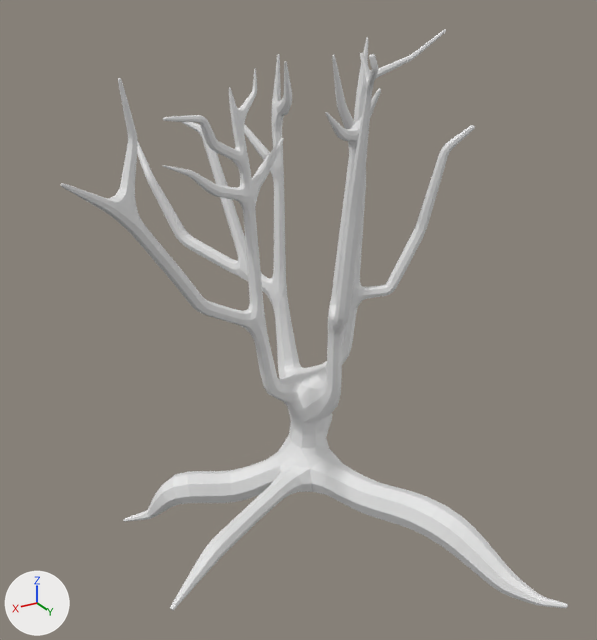
The FBX model UnityPrototypeEgibide2023/Assets/Models/Trees/Arbol2.fbx, before and after one commit.
Both versions are drawn from a camera (50 mm lens) standing at (38.7, 62.9, 50.0) and looking at (2.8, 3.0, 20.1). Lighting does not change. The marker at lower left points along +X, +Y and +Z. Materials are left out; every surface is plain grey.

The older version as bpy lines, for what is in view:
```python
me_vert_005 = bpy.data.meshes.new('Vert.005')
me_vert_005.from_pydata(...)  # 6819 vertices, 6809 faces; spans x -1484.0..2343.0, y -518.0..4465.0, z -2797.0..1916.0
me_vert_005.materials.append(mat_material_001)
ob_vert_004 = bpy.data.objects.new('Vert.004', me_vert_005)
ob_vert_004.location = (0.0, 0.0, 0.0)
ob_vert_004.rotation_euler = (1.571, 0.0, 0.0)  # degrees (90, 0, 0)
ob_vert_004.scale = (0.01, 0.01, 0.01)
```
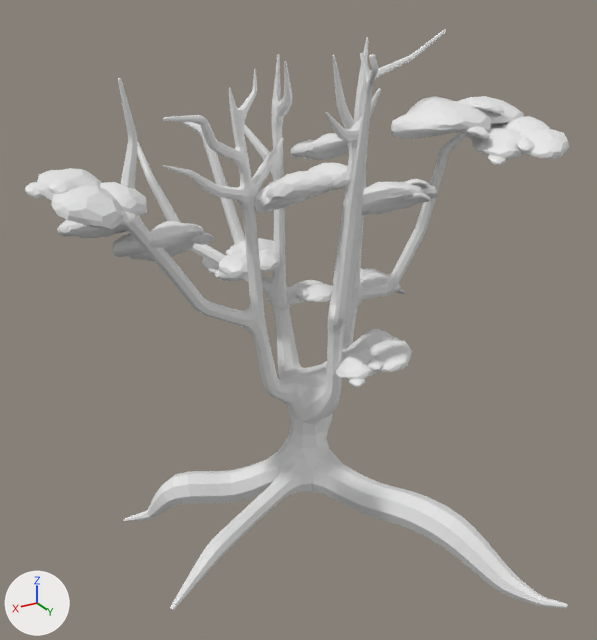
What differs and where, as boxes (x1, y1, x2, y2) in the pictures (597 x 640 px; the box of a moved part takes in the faces that stretch with it):
'Vert.004', reshaped, turned, rescaled
    before: (61, 30, 568, 611)
    after: (25, 30, 569, 611)
part 1 of me_vert_005, moved or reshaped
    before: (61, 30, 475, 520)
    after: (121, 30, 467, 520)
part 2 of me_vert_005, added
    after: (25, 96, 569, 387)

What changed in the scene script:
```text
Change me_vert_005:
    used by ob_vert_004; location = (0.0, 0.0, 0.0); rotation_euler = (1.571, 0.0, 0.0), in degrees (90, 0, 0); scale = (0.01, 0.01, 0.01)
    remove me_vert_005.from_pydata(...)  # 6819 vertices, 6809 faces; spans x -1484.0..2343.0, y -518.0..4465.0, z -2797.0..1916.0
    add me_vert_005.from_pydata(...)  # 28599 vertices, 28409 faces; spans x -25.0..26.0, y -19.0..28.0, z -5.0..45.0
    me_vert_005 part 1: the loose piece of 6817 vertices spanning x -1484.0..2343.0, y -518.0..4465.0, z -2797.0..1916.0 is turned 90 degrees about the x axis through the mesh origin and scaled by 0.01
    me_vert_005 part 2: 21782 vertices added at x -25.0..26.0, y -16.0..14.0, z 15.0..39.0
Change ob_vert_004:
    ob_vert_004.rotation_euler: (1.571, 0.0, 0.0) -> (0.0, 0.0, 0.0)  # degrees (90, 0, 0) -> degrees (0, 0, 0)
    ob_vert_004.scale: (0.01, 0.01, 0.01) -> (1.0, 1.0, 1.0)
```
